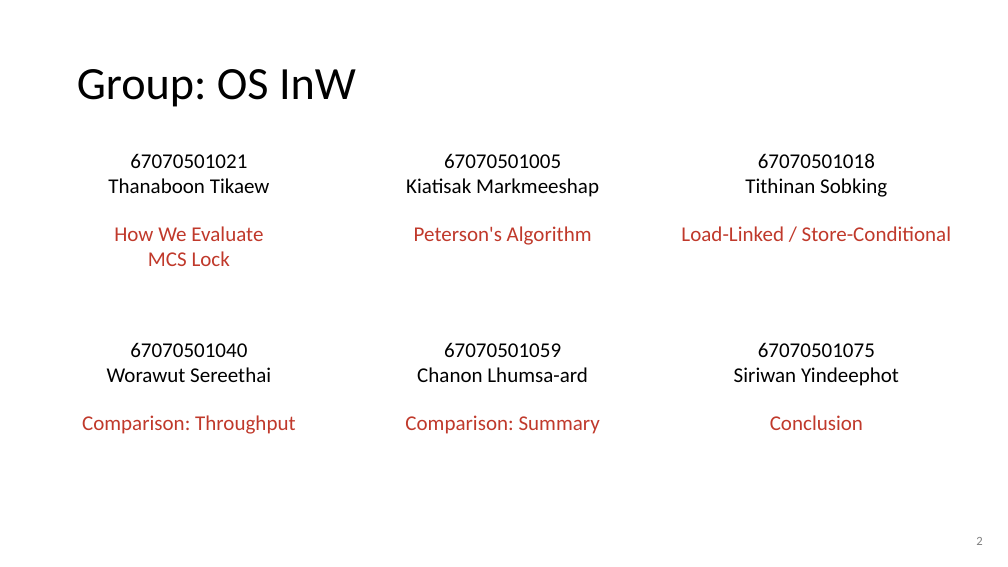
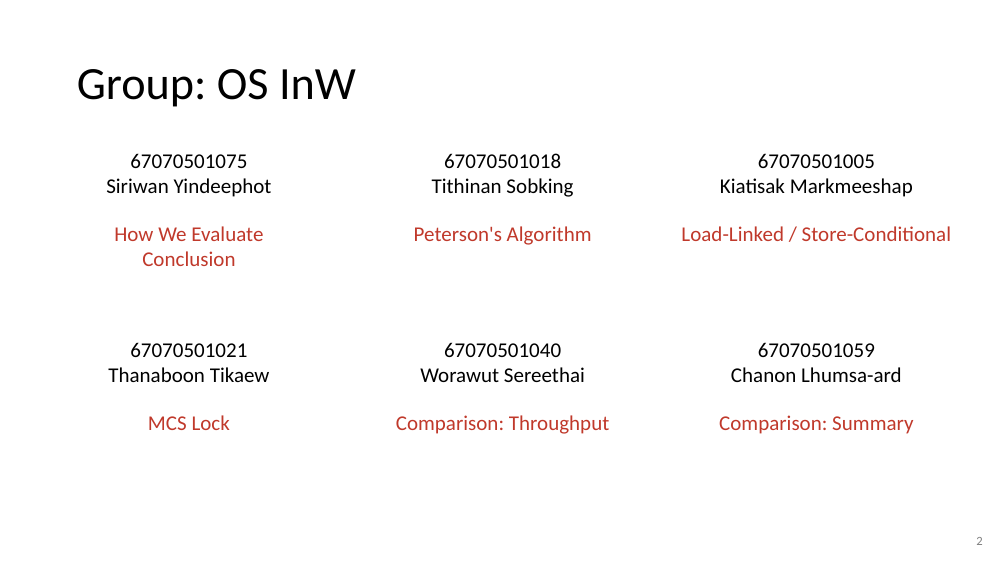
Before and after one commit to Kiatisakk/CPE333-OS, a slide deck: slide 2 of PS08/slides/PS08.pptx. Drawn at 1008x567 pixels with LibreOffice and Linux fonts; fonts in the diff are those of the drawing. Boxes give left, top, right and bottom in pixels: in the first picture for what was removed or moved away, otherwise in the second. Text is boxed around its words. In the diff, an @@ line names an element or a change of style, - is before the commit and + after.

```diff
--- a/PS08/slides/PS08.pptx
+++ b/PS08/slides/PS08.pptx
@@ text at [106,153,272,197]: text changed @@
-67070501021
-Thanaboon Tikaew
+67070501075
+Siriwan Yindeephot
@@ text at [432,153,573,197]: text changed @@
-67070501005
-Kiatisak Markmeeshap
+67070501018
+Tithinan Sobking
@@ text at [720,153,913,197]: text changed @@
-67070501018
-Tithinan Sobking
+67070501005
+Kiatisak Markmeeshap
@@ text at [142,251,235,266]: text changed @@
-MCS Lock
+Conclusion
@@ text at [108,342,270,430]: text changed @@
-67070501040
-Worawut Sereethai
-Comparison: Throughput
+67070501021
+Thanaboon Tikaew
+MCS Lock
@@ text at [396,342,609,434]: text changed @@
-67070501059
-Chanon Lhumsa-ard
-Comparison: Summary
+67070501040
+Worawut Sereethai
+Comparison: Throughput
@@ text at [719,342,913,434]: text changed @@
-67070501075
-Siriwan Yindeephot
-Conclusion
+67070501059
+Chanon Lhumsa-ard
+Comparison: Summary
```
Also in this commit, not shown: 3 other slides changed, 2 other files.
